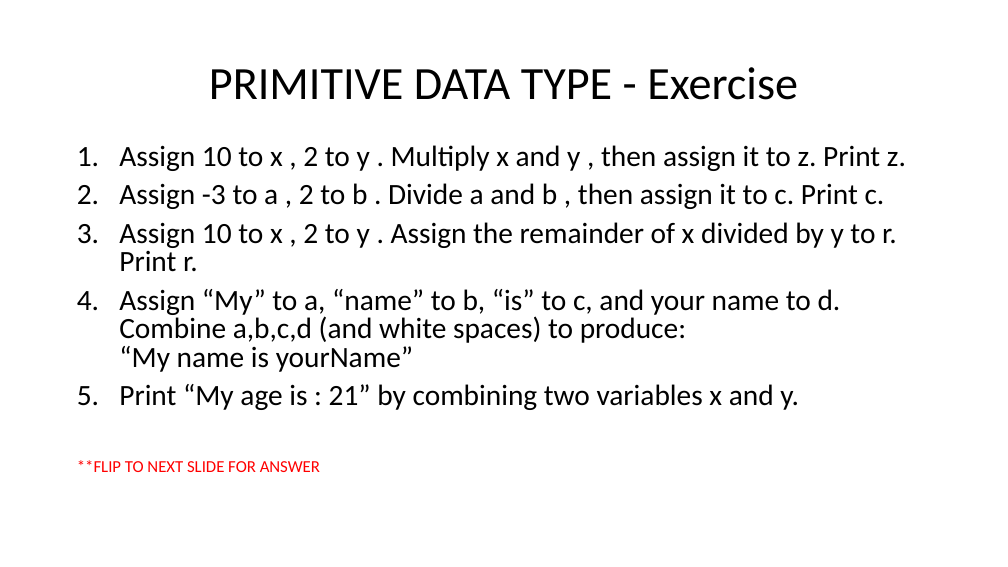
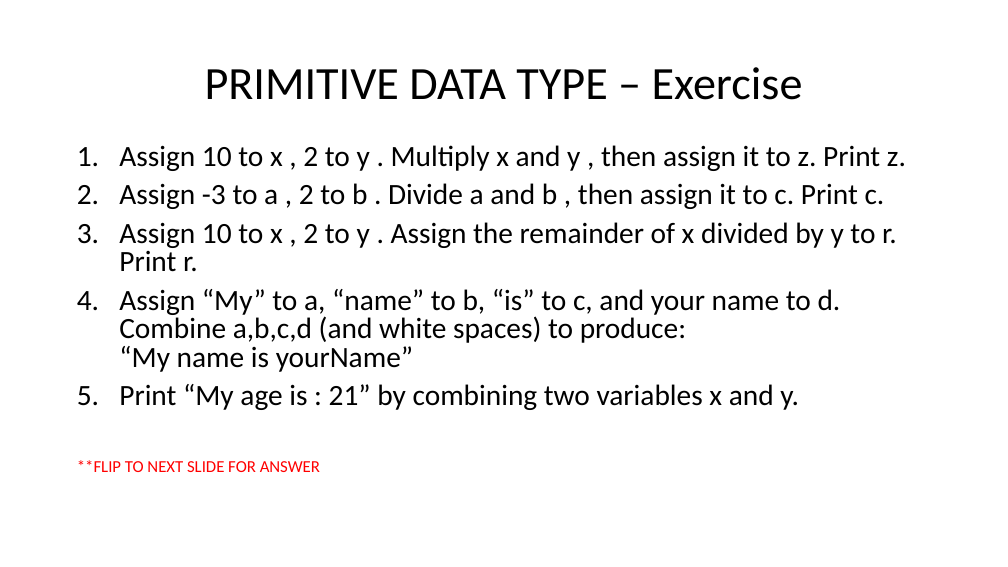
Before and after one commit to henrywma/foConnect, a slide deck: slide 3 of Python guide.pptx. Drawn at 1008x567 pixels with LibreOffice and Linux fonts; fonts in the diff are those of the drawing. Boxes give left, top, right and bottom in pixels: in the first picture for what was removed or moved away, otherwise in the second. Text is boxed around its words. In the diff, an @@ line names an element or a change of style, - is before the commit and + after.

```diff
--- a/Python guide.pptx
+++ b/Python guide.pptx
@@ title at <box>205,67,803,100</box>: text changed @@
-PRIMITIVE DATA TYPE - Exercise
+PRIMITIVE DATA TYPE – Exercise
```
Also in this commit, not shown: 8 other slides changed, 5 slides added, 4 slides removed.
